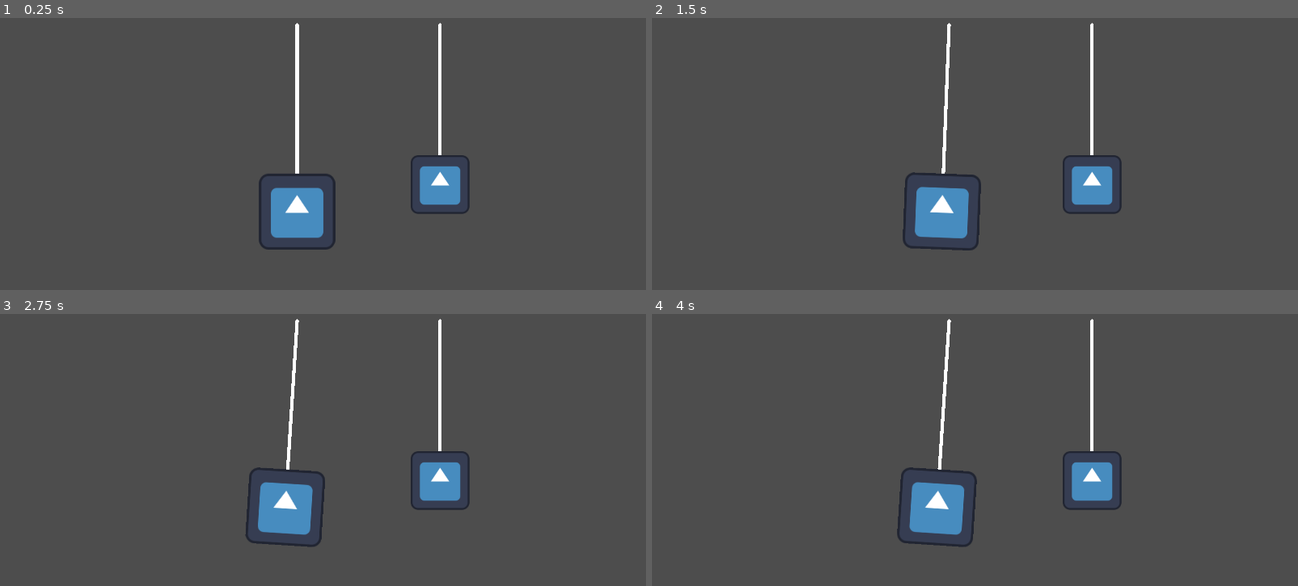
Above: before the commit, frames 1-4 (two rows, left to right).
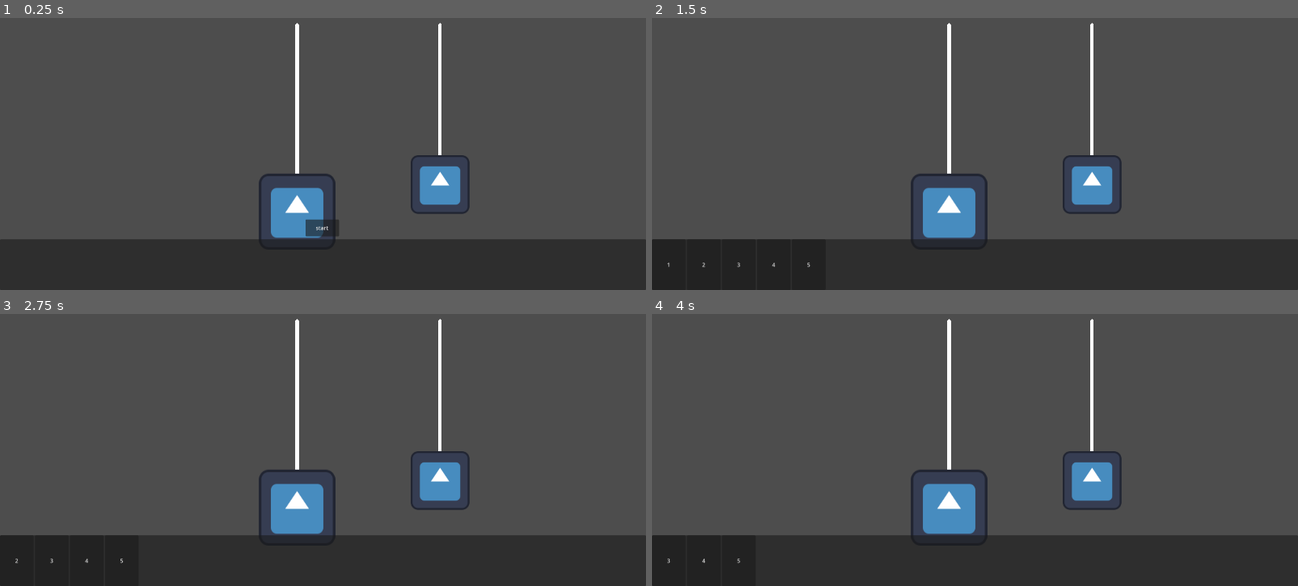
Above: after the commit, the same moments.

Repository: HEKEPOIU/gmtk_2024
Game: Godot game, scene res://scene/main.tscn
Two runs of this game, one before a commit and one after it. Both use one fixed random seed, a clock stepped at 60 frames per second and the inputs below. The engine's default icon, where the game draws it, is replaced by a stand-in: a white triangle on a blue panel in a dark square.
Inputs (mouse positions are in pixels of both pictures, inside the frame that each line leads up to):
- Up to frame 1 (0.25 s): no input
- Up to frame 2 (1.5 s): click (975, 227) at 0.5 s, where only the run after the commit has a clickable "start"; move the mouse to (1117, 91) at 1.27 s; hold Right from 1.28 s (still down); click (1117, 91) at 1.35 s
- Up to frame 3 (2.75 s): release Right at 2 s; click (19, 561) at 2 s, where only the run after the commit has a clickable "1"
- Up to frame 4 (4 s): click (671, 561) at 2.75 s, where only the run after the commit has a clickable "2"; move the mouse to (845, 422) at 3.52 s; hold Left from 3.53 s (still down); click (845, 422) at 3.6 s

The runs differ from the first frame. In frame 1, 19% of the frame differs, in the area x 0-100%, y 73-100%; in frame 2, 20%; in frame 3, 20%; in frame 4, 20%, in the area x 0-100%, y 2-100%.

Commit message:
add ui to main

Diff:
--- a/scene/main.tscn
+++ b/scene/main.tscn
@@ -1,6 +1,7 @@
-[gd_scene load_steps=2 format=3 uid="uid://bamth8f5h3hkf"]
+[gd_scene load_steps=3 format=3 uid="uid://bamth8f5h3hkf"]
 
 [ext_resource type="PackedScene" uid="uid://bkt1em0yb1dvt" path="res://scene/pendulum.tscn" id="1_ahh23"]
+[ext_resource type="PackedScene" uid="uid://mi0q0rdifude" path="res://scene/main_ui.tscn" id="3_6hq5n"]
 
 [node name="main" type="Node"]
 
@@ -20,3 +21,5 @@
 end_point_move_multiplier = 1.0
 mass = 10.0
 max_mass = 100.0
+
+[node name="Control" parent="." instance=ExtResource("3_6hq5n")]
--- a/scene/main_ui.tscn
+++ b/scene/main_ui.tscn
@@ -9,6 +9,7 @@
 anchor_bottom = 1.0
 grow_horizontal = 2
 grow_vertical = 2
+mouse_filter = 1
 script = ExtResource("1_qae5q")
 
 [node name="StartUi" type="VBoxContainer" parent="."]
--- a/scene/test.tscn
+++ /dev/null
@@ -1,18 +0,0 @@
-[gd_scene load_steps=3 format=3 uid="uid://bcmwsuouavmyk"]
-
-[ext_resource type="Script" path="res://src/tes.gd" id="1_juhxf"]
-[ext_resource type="PackedScene" uid="uid://mi0q0rdifude" path="res://scene/main_ui.tscn" id="2_k5twp"]
-
-[node name="Test" type="Node2D"]
-script = ExtResource("1_juhxf")
-
-[node name="Canvas" parent="." instance=ExtResource("2_k5twp")]
-anchors_preset = 0
-anchor_right = 0.0
-anchor_bottom = 0.0
-offset_left = 555.0
-offset_top = 640.0
-offset_right = 555.0
-offset_bottom = 640.0
-grow_horizontal = 1
-grow_vertical = 1
